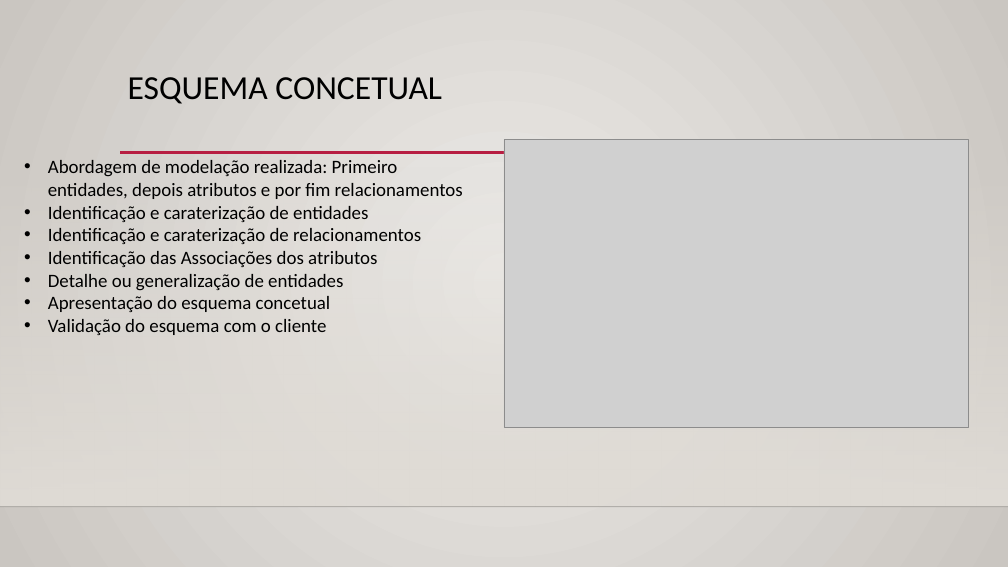
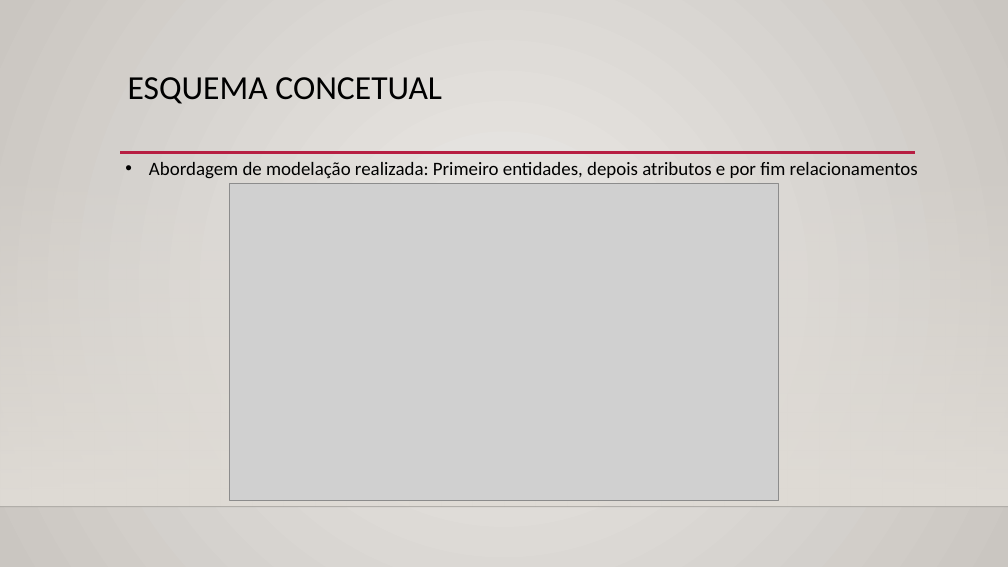
Before and after one commit to PedroCapa/BD, a slide deck: slide 5 of Apresentação BD.pptx. Drawn at 1008x567 pixels with LibreOffice and Linux fonts; fonts in the diff are those of the drawing; grey boxes stand for pictures; background and template pictures are left out. Boxes give left, top, right and bottom in pixels: in the first picture for what was removed or moved away, otherwise in the second. Text is boxed around its words. In the diff, an @@ line names an element or a change of style, - is before the commit and + after.

```diff
--- a/Apresentação BD.pptx
+++ b/Apresentação BD.pptx
@@ text "Abordagem de modelação realizada: Primeiro ...": place and size @@
-text "Abordagem de modelação realizada: Primeiro ..." at (48,160,463,335)
+text "Abordagem de modelação realizada: Primeiro ..." at (149,162,918,179)
@@ text at (48,206,421,335): paragraphs removed @@
-• Identificação e caraterização de entidades
-• Identificação e caraterização de relacionamentos
-• Identificação das Associações dos atributos
-• Detalhe ou generalização de entidades
-• Apresentação do esquema concetual
-• Validação do esquema com o cliente
@@ picture: place and size @@
-picture at (504,140,969,428)
+picture at (230,184,779,501)
```
Also in this commit, not shown: 5 other slides changed, 2 slides added, 1 other file.
